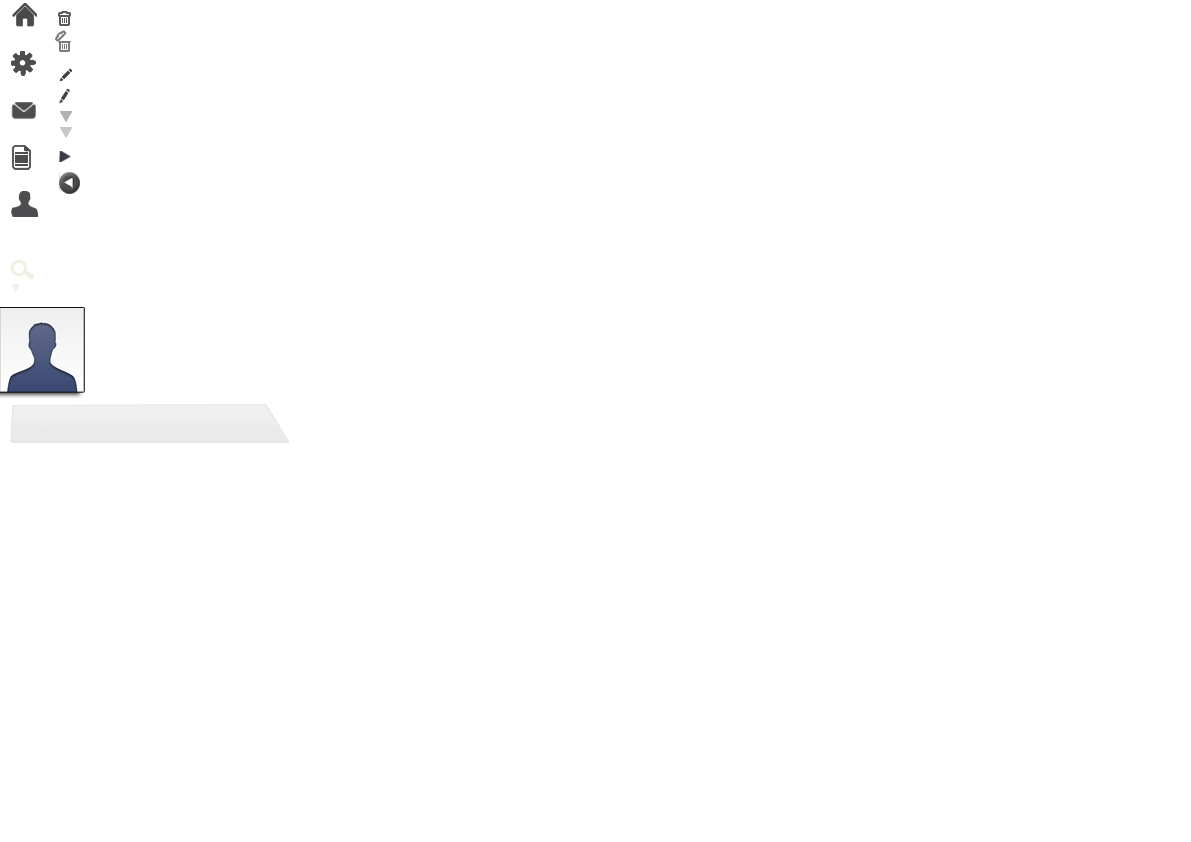
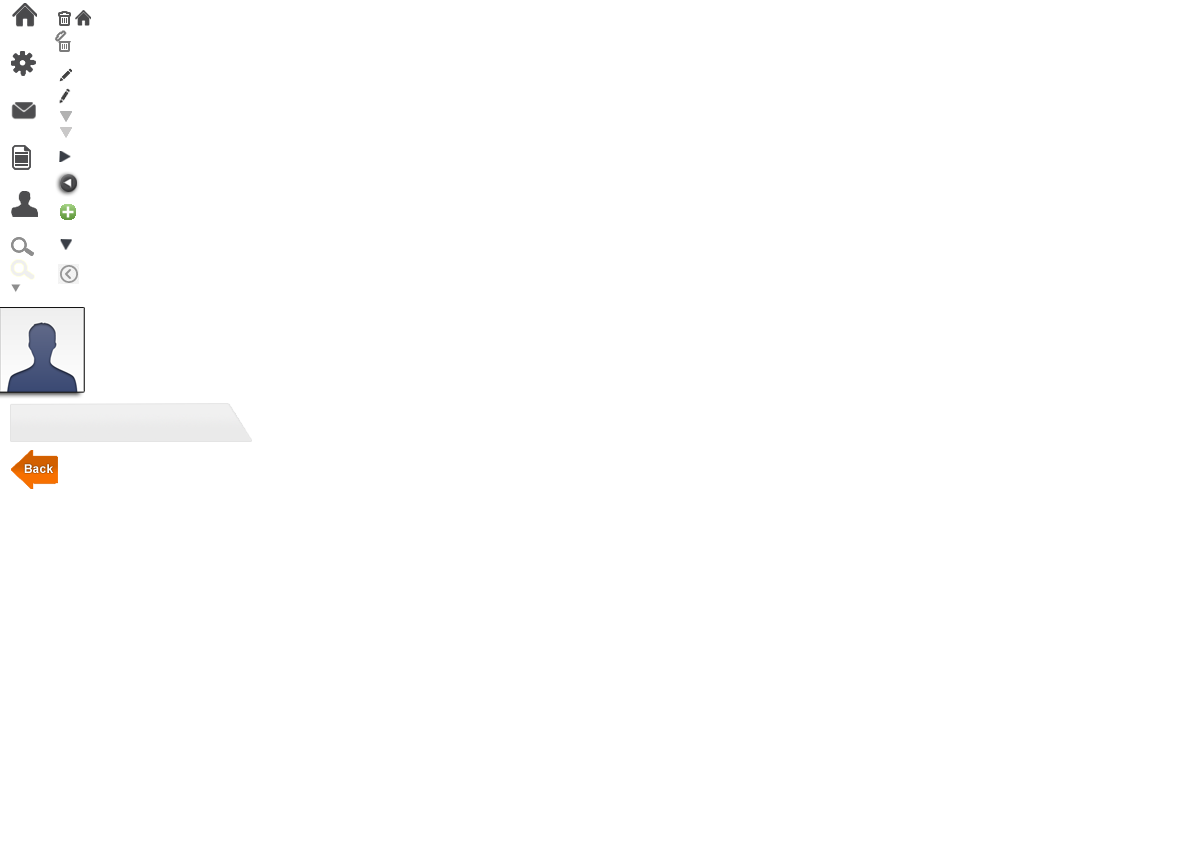
Layers edited between the first and the second 1191 × 842 image:
added layer "Back" above "Layer 23" over [24, 464, 53, 473]
added layer "Layer 23" above "Layer 22" over [58, 264, 79, 284]
added layer "Layer 22" above "Layer 10" over [11, 450, 58, 489]
painted on "Layer 10" over [11, 284, 21, 292]
painted on "Layer 8" over [11, 237, 34, 256]
added layer "Layer 20" above "Layer 19" over [60, 204, 76, 220]
painted on "Layer 19" over [59, 172, 80, 194]
hid "Layer 29 copy 2" over [59, 173, 61, 191]
added layer "Layer 2 copy 6" above "Layer 2 copy 4" over [60, 239, 72, 250]
renamed "Layer 13" to "Layer 21", painted on it over [10, 404, 288, 442]
added layer "Layer 3 copy" above "Layer 3" over [75, 10, 91, 26]
